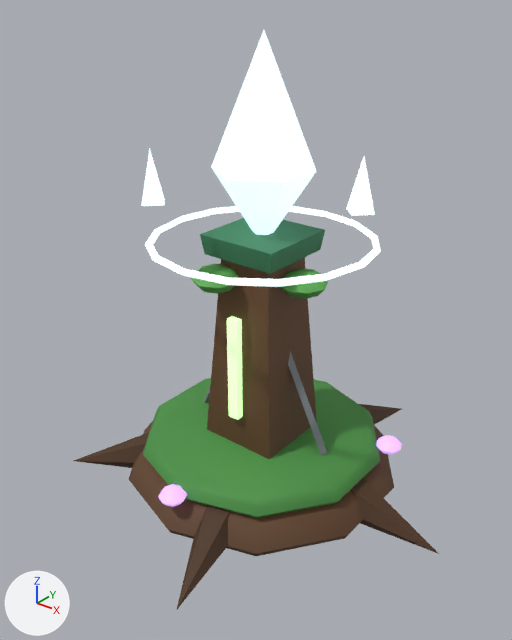
An edit to the glTF model assets/3d/tours/sylvestres-8.glb, drawn before and after from the same camera.
Both versions are drawn from a 50 mm camera at (0.992, -1.267, 1.217) aimed at (0.03, -0.064, 0.472). Lighting does not change. The marker at lower left points along +X, +Y and +Z. The first picture is the older version. Where no turn or scale is listed for an object, it has been applied to the vertices. Vertices at exactly the same position are counted once.

The older version as bpy lines, for what is in view:
```python
me_chaine_1 = bpy.data.meshes.new('Chaine-1')
me_chaine_1.from_pydata(...)  # 225 vertices, 394 faces; spans x -0.233..0.736, y -0.51..0.51, z -0.141..0.55
me_chaine_1.materials.append(mat_peint)
me_cristalbas = bpy.data.meshes.new('CristalBas')
me_cristalbas.from_pydata(...)  # an icosphere of 20 faces spanning x -0.105..0.105, y -0.122..0.122, z -0.189..0.297
me_cristalbas.materials.append(mat_lueur_d6f3ff)  # pale blue #d8f4ff, glowing pale blue #d8f4ff
me_eclat0 = bpy.data.meshes.new('Eclat0')
me_eclat0.from_pydata(...)  # 15 vertices, 18 faces; spans x -0.425..0.035, y -0.26..0.26, z 0.0..0.12
me_eclat0.materials.append(mat_lueur_d6f3ff)  # pale blue #d8f4ff, glowing pale blue #d8f4ff
ob_cristal_lueur = bpy.data.objects.new('Cristal_lueur', me_cristalbas)
ob_cristal_lueur.location = (0.0, 0.0, 0.82)
ob_eclats_lueur = bpy.data.objects.new('Eclats_lueur', me_eclat0)
ob_eclats_lueur.location = (0.26, 0.0, 0.77)
ob_sylvestres_8_peint = bpy.data.objects.new('sylvestres_8_peint', me_chaine_1)
ob_sylvestres_8_peint.location = (-0.2, 0.0, 0.12)
# also in view: 'Rune' at (0.0, -0.11, 0.345); 'sylvestres_8_lueur' at (0.004, -0.082, 0.1); 'Givre' at (0.0, 0.0, 0.65)
```
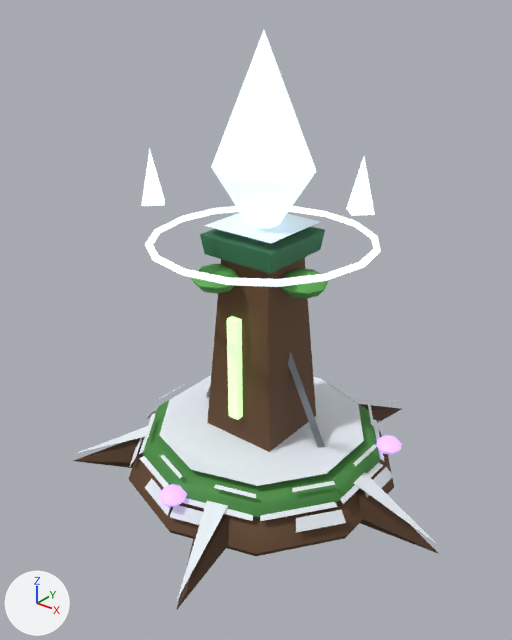
What differs and where, as boxes (x1, y1, x2, y2) in the pictures (512 x 640 px):
'sylvestres_8_peint', reshaped: before (74, 218, 439, 609); after (74, 213, 439, 609)
part 1 of me_chaine_1, added: after (75, 371, 437, 597)
part 2 of me_chaine_1, added: after (204, 213, 321, 243)

The change, as a diff of the scene's bpy script:
```diff
--- a/assets/3d/tours/sylvestres-8.glb.py
+++ b/assets/3d/tours/sylvestres-8.glb.py
@@ me_chaine_1 @@
 # used by ob_sylvestres_8_peint; location = (-0.2, 0.0, 0.12)
 # verts and faces of me_chaine_1; kept vertices keep their numbers, new ones are numbered from 225
-me_chaine_1.from_pydata(...)  # 225 vertices, 394 faces; spans x -0.233..0.736, y -0.51..0.51, z -0.141..0.55
+me_chaine_1.from_pydata(...)  # 388 vertices, 479 faces; spans x -0.233..0.736, y -0.51..0.51, z -0.141..0.571
+# me_chaine_1 part 1
+# 143 vertices are added at x -0.228..0.73, y -0.503..0.503, z -0.112..0.021
+# 6 new vertices lie (0.101, 0.139, 0.0) away from vertices in x -0.087..0.386, y -0.241..0.102, z -0.021..0.021
+# 6 new vertices lie (0.101, -0.139, 0.0) away from vertices in x -0.087..0.386, y -0.102..0.241, z -0.021..0.021
+# 81 new faces join them
+# me_chaine_1 part 2
+verts[253] = (0.299, 0.099, 0.571)  # pixel (321, 221)
+verts[254] = (0.101, 0.099, 0.571)
+verts[255] = (0.101, -0.099, 0.571)  # pixel (203, 225)
+verts[256] = (0.299, -0.099, 0.571)  # pixel (270, 243)
+verts[257] = (0.266, 0.066, 0.521)
+verts[258] = (0.134, 0.066, 0.521)
+verts[259] = (0.134, -0.066, 0.521)
+verts[260] = (0.266, -0.066, 0.521)
+faces += [(253, 254, 255), (253, 255, 256), (257, 258, 259), (257, 259, 260)]
 me_chaine_1.materials.append(mat_peint)
```
